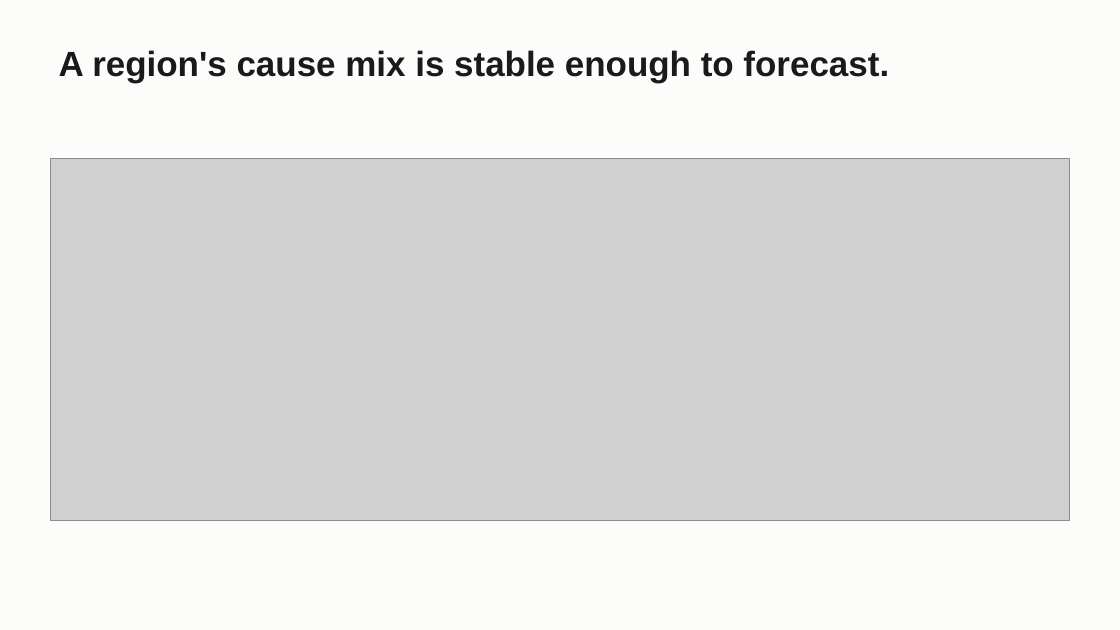
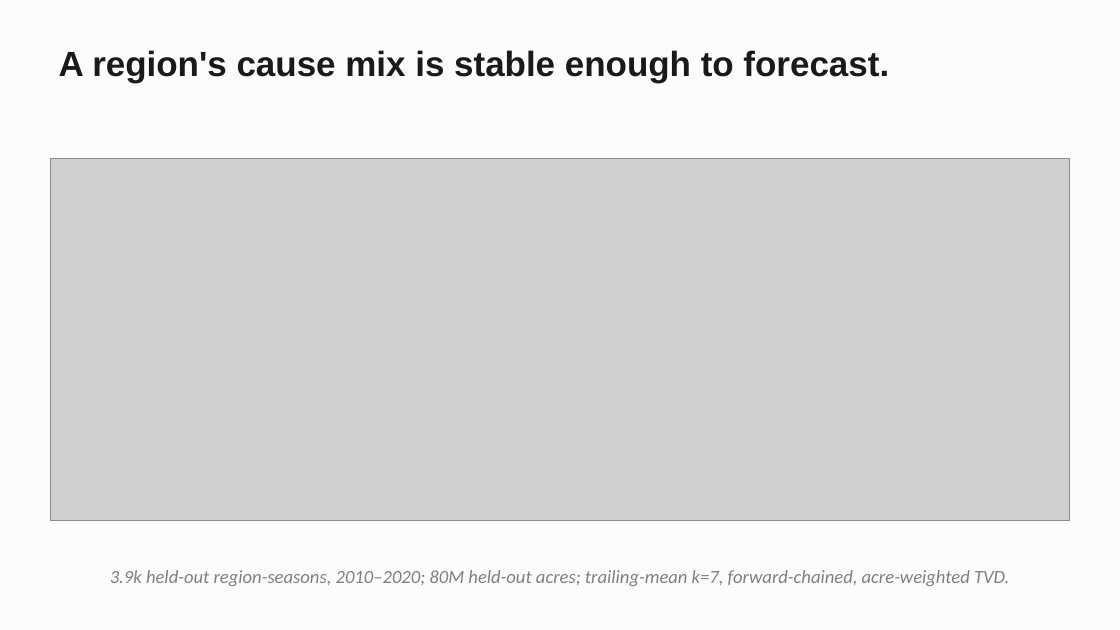
Before and after one commit to craig-rudman/MSDS696, a slide deck: slide 4 of coursework/W7/MSDS696_W7_Deck.pptx. Drawn at 1120x630 pixels with LibreOffice and Linux fonts; fonts in the diff are those of the drawing; grey boxes stand for pictures. Boxes give left, top, right and bottom in pixels: in the first picture for what was removed or moved away, otherwise in the second. Text is boxed around its words. In the diff, an @@ line names an element or a change of style, - is before the commit and + after.

```diff
--- a/coursework/W7/MSDS696_W7_Deck.pptx
+++ b/coursework/W7/MSDS696_W7_Deck.pptx
@@ text added at box(110, 570, 1009, 586), 16 pt, text #808080, italic @@
+3.9k held-out region-seasons, 2010–2020; 80M held-out acres; trailing-mean k=7, forward-chained, acre-weighted TVD.
```
Also in this commit, not shown: 15 other slides changed, 1 other file.
